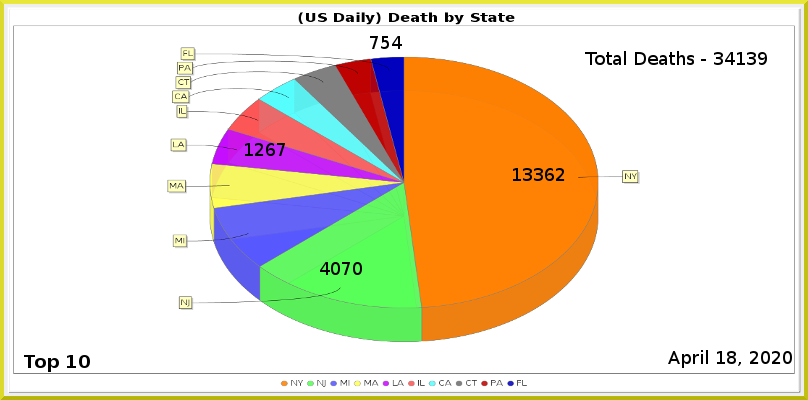
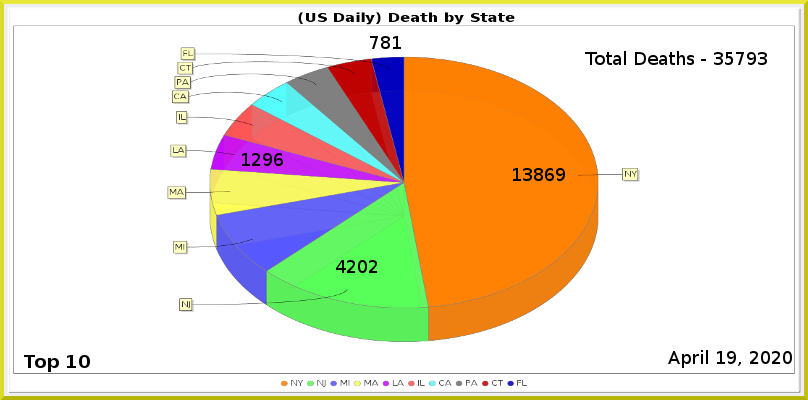
The second 808x400 image is a revision of the first. Changes to its layers:
painted on "Least" over <box>381,36,402,49</box>
painted on "LA" over <box>242,143,285,166</box>
painted on "NJ" over <box>320,260,378,275</box>
painted on "NY" over <box>534,168,565,181</box>
renamed "Total Deaths - 34139" to "Total Deaths - 35793", painted on it over <box>725,52,767,65</box>
painted on "Current Date" over <box>727,351,736,364</box>
painted on "Death_by_State.png" over <box>167,47,640,387</box>
